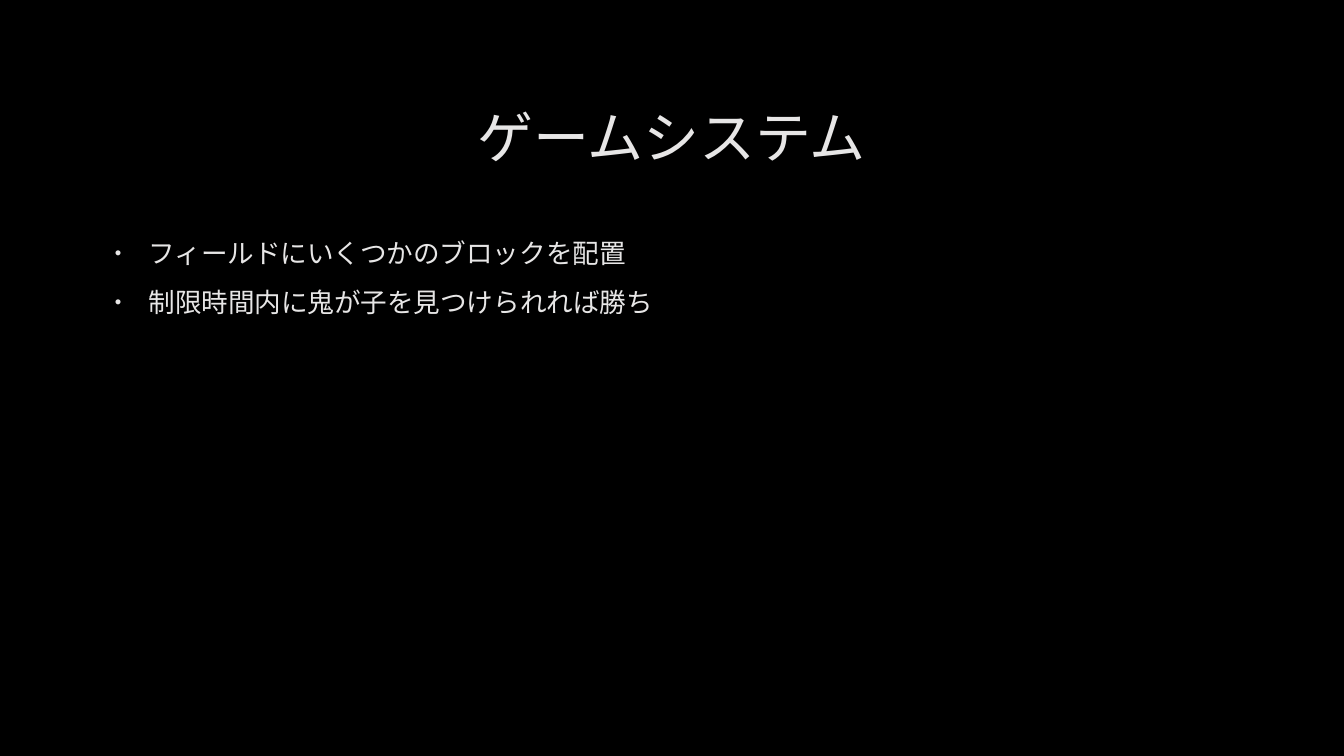
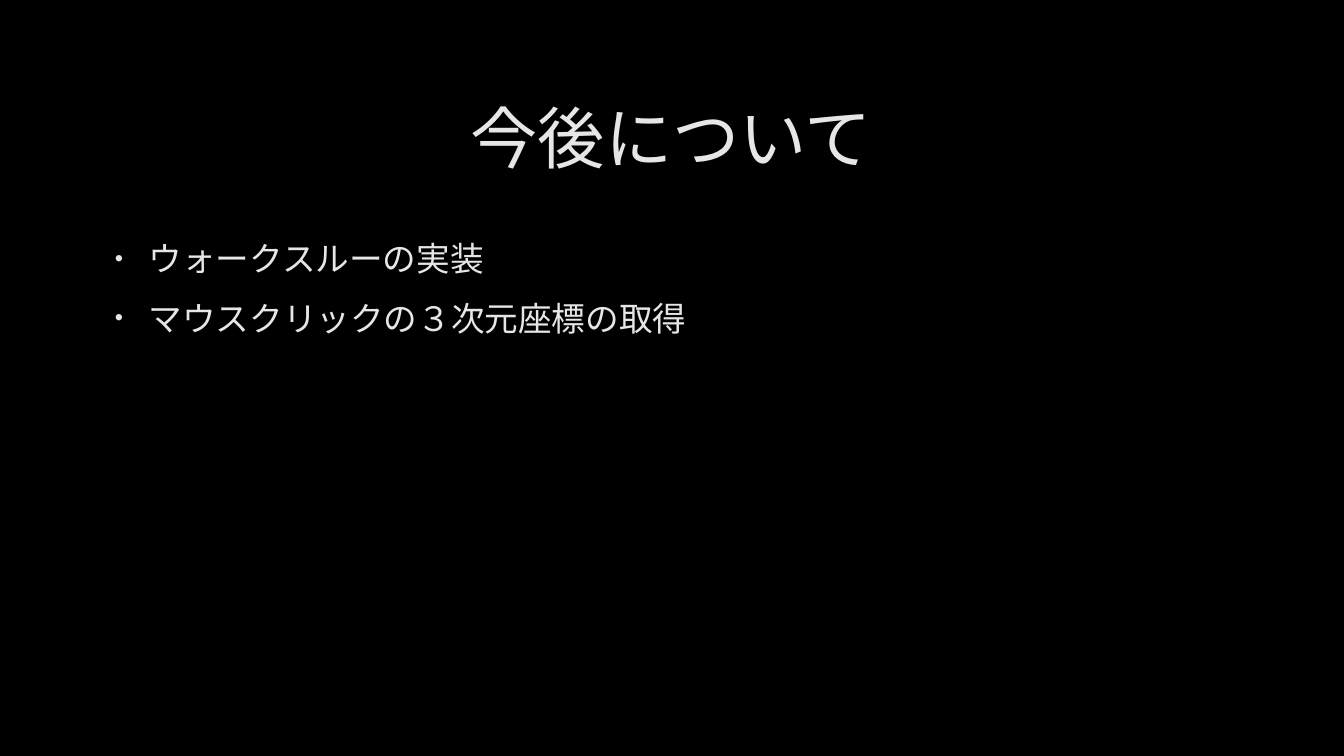
Before and after one commit to hamukawa0406/CG, a slide deck: slide 5 of freeProduction.pptx (slide 3 before the commit). Drawn at 1344x756 pixels with LibreOffice and Linux fonts; fonts in the diff are those of the drawing; background and template pictures are left out. Boxes give left, top, right and bottom in pixels: in the first picture for what was removed or moved away, otherwise in the second. Text is boxed around its words. In the diff, an @@ line names an element or a change of style, - is before the commit and + after.

```diff
--- a/freeProduction.pptx
+++ b/freeProduction.pptx
@@ title at bbox=[471, 106, 872, 169]: text changed; size 40 to 48 pt @@
-ゲームシステム
+今後について
@@ text at bbox=[149, 242, 687, 334]: text changed; size 19 to 24 pt @@
-• フィールドにいくつかのブロックを配置
-• 制限時間内に鬼が子を見つけられれば勝ち
+• ウォークスルーの実装
+• マウスクリックの３次元座標の取得
```
Also in this commit, not shown: 4 other slides changed, 1 other file.
